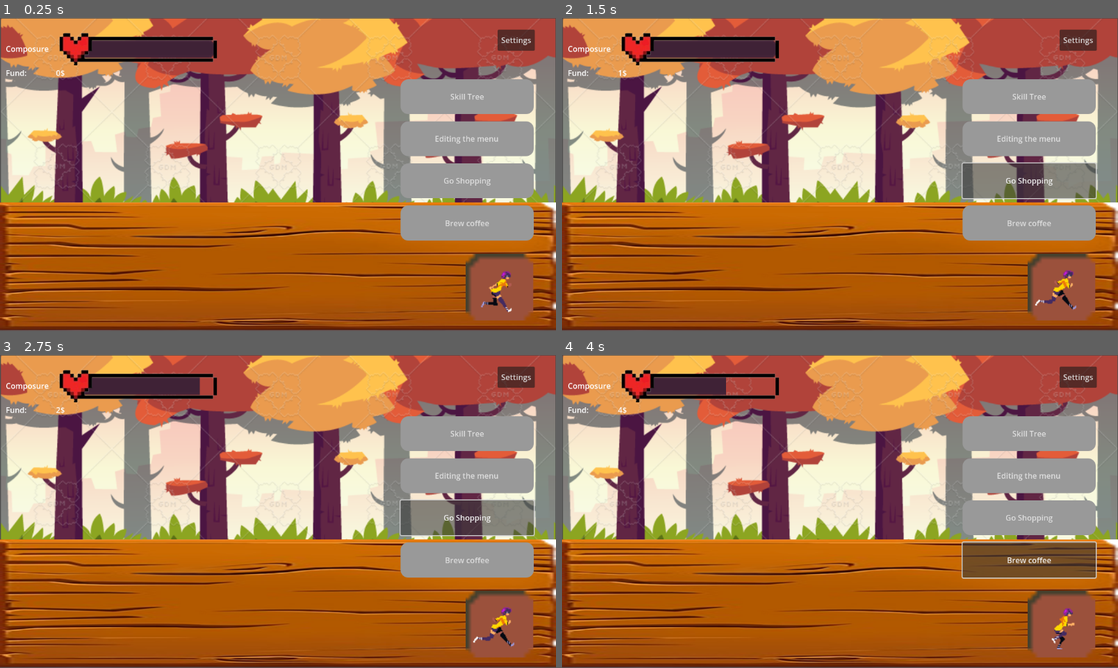
Above: before the commit, frames 1-4 (two rows, left to right).
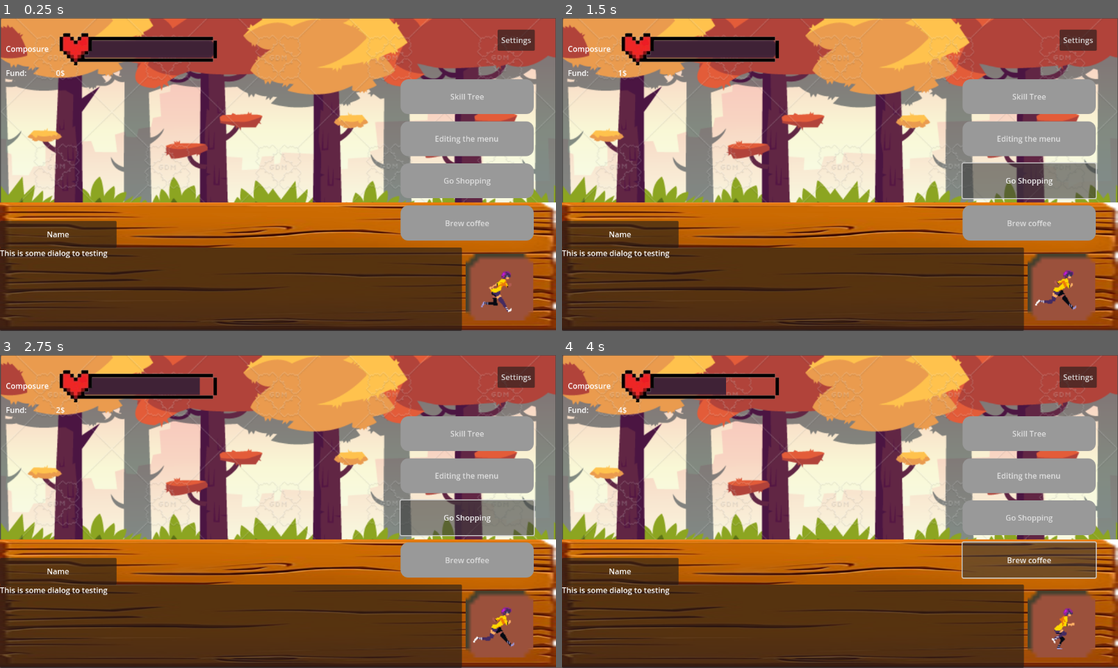
Above: after the commit, the same moments.

Repository: Xgpmcnp/GameJamDropouts
Game: Godot game, scene res://CustomerServiceScreen/Screen/customer_service_scene.tscn
Same seed, same stepped clock (60 frames per second), same inputs: the game is played once before the commit and once after it. This scene is started directly instead of the project's main scene.
Inputs:
- Up to frame 1 (0.25 s): no input
- Up to frame 2 (1.5 s): click "Settings" at 0.5 s; click "Go Shopping" at 1.25 s
- Up to frame 3 (2.75 s): click "Go Shopping" at 2 s
- Up to frame 4 (4 s): click "Skill Tree" at 2.75 s; click "Brew coffee" at 3.5 s

The runs differ from the first frame. In frame 1, 24% of the frame differs, in the area x 0-84%, y 64-100%; in frame 2, 24%; in frame 3, 24%; in frame 4, 24%.

Commit message:
added something related to ui
added dialogUI as a basic block

Diff:
--- a/CustomerServiceScreen/Screen/customer_service_GUI.tscn
+++ b/CustomerServiceScreen/Screen/customer_service_GUI.tscn
@@ -93,6 +93,7 @@
 vertical_alignment = 1
 
 [node name="SanityBar" type="TextureProgressBar" parent="StatusContainer/SanityContainer"]
+unique_name_in_owner = true
 custom_minimum_size = Vector2(380, 0)
 layout_mode = 2
 size_flags_horizontal = 3
@@ -112,6 +113,7 @@
 fit_content = true
 
 [node name="MoneyValueLabel" type="Label" parent="StatusContainer/MoneyContainer"]
+unique_name_in_owner = true
 custom_minimum_size = Vector2(380, 0)
 layout_mode = 2
 size_flags_horizontal = 3
--- a/CustomerServiceScreen/Screen/customer_service_scene.tscn
+++ b/CustomerServiceScreen/Screen/customer_service_scene.tscn
@@ -1,8 +1,8 @@
-[gd_scene load_steps=15 format=3 uid="uid://th3nm1864cdr"]
+[gd_scene load_steps=16 format=3 uid="uid://th3nm1864cdr"]
 
 [ext_resource type="Texture2D" uid="uid://s66untgrfycf" path="res://CustomerServiceScreen/texture/BackGroundPlaceholder.png" id="1_0ev6u"]
 [ext_resource type="PackedScene" uid="uid://td5fxgjpepik" path="res://CustomerServiceScreen/Screen/customer_service_GUI.tscn" id="1_0m4uw"]
-[ext_resource type="Script" uid="uid://7ag8xgn8apos" path="res://CustomerServiceScreen/player.gd" id="2_0ev6u"]
+[ext_resource type="Script" uid="uid://cilbtep7f2y48" path="res://CustomerServiceScreen/Script/player.gd" id="2_0ev6u"]
 [ext_resource type="Texture2D" uid="uid://dwfrn2y3027va" path="res://CustomerServiceScreen/texture/table_placeholder.png" id="2_ov8q5"]
 [ext_resource type="Texture2D" uid="uid://dj7ldvstp2x48" path="res://CustomerServiceScreen/texture/annoyed_placeholder1.png" id="3_1oxsr"]
 [ext_resource type="Texture2D" uid="uid://l7j60ljw1mhj" path="res://CustomerServiceScreen/texture/nine_path_panel_interior.png" id="3_ov8q5"]
@@ -13,6 +13,7 @@
 [ext_resource type="Texture2D" uid="uid://bqydad5o4oaoi" path="res://CustomerServiceScreen/texture/happy_placeholder2.png" id="8_hd5lr"]
 [ext_resource type="Texture2D" uid="uid://cp0cfoclsejft" path="res://CustomerServiceScreen/texture/stress_placeholder1.png" id="9_llfs1"]
 [ext_resource type="Texture2D" uid="uid://3tqt46sxfa0d" path="res://CustomerServiceScreen/texture/stress_placeholder2.png" id="10_7ph5a"]
+[ext_resource type="PackedScene" uid="uid://bdnm1uernnh0i" path="res://CustomerServiceScreen/Screen/dialog_ui.tscn" id="13_pshui"]
 
 [sub_resource type="SpriteFrames" id="SpriteFrames_pg8p4"]
 animations = [{
@@ -98,6 +99,10 @@
 animation = &"depress"
 frame_progress = 0.787128
 
+[node name="CanvasLayer" type="CanvasLayer" parent="Character/Player"]
+
+[node name="DialogUI" parent="Character/Player/CanvasLayer" instance=ExtResource("13_pshui")]
+
 [node name="GUI" type="CanvasLayer" parent="."]
 
 [node name="CustomerServiceGUI" parent="GUI" instance=ExtResource("1_0m4uw")]
--- /dev/null
+++ b/CustomerServiceScreen/Screen/dialog_ui.tscn
@@ -0,0 +1,48 @@
+[gd_scene load_steps=2 format=3 uid="uid://bdnm1uernnh0i"]
+
+[ext_resource type="Script" path="res://CustomerServiceScreen/Script/dialog_ui.gd" id="1_l5l4d"]
+
+[node name="DialogUI" type="Control"]
+layout_mode = 3
+anchors_preset = 15
+anchor_right = 1.0
+anchor_bottom = 1.0
+grow_horizontal = 2
+grow_vertical = 2
+script = ExtResource("1_l5l4d")
+
+[node name="DialogBox" type="PanelContainer" parent="."]
+layout_mode = 1
+anchors_preset = -1
+anchor_left = 0.5
+anchor_top = 0.96
+anchor_right = 0.52
+anchor_bottom = 1.0
+offset_left = -575.544
+offset_top = -147.0
+offset_right = 358.456
+grow_horizontal = 2
+grow_vertical = 0
+
+[node name="DialogLine" type="RichTextLabel" parent="DialogBox"]
+unique_name_in_owner = true
+layout_mode = 2
+text = "This is some dialog to testing"
+
+[node name="SpeakerBox" type="PanelContainer" parent="."]
+layout_mode = 1
+anchors_preset = -1
+anchor_top = 0.69
+anchor_right = 0.07
+anchor_bottom = 0.693
+offset_top = -27.0
+offset_right = 161.0
+offset_bottom = 27.0
+grow_vertical = 2
+
+[node name="SpeakerName" type="RichTextLabel" parent="SpeakerBox"]
+unique_name_in_owner = true
+layout_mode = 2
+text = "Name"
+horizontal_alignment = 1
+vertical_alignment = 1
--- a/CustomerServiceScreen/Script/customer_service_GUI.gd
+++ b/CustomerServiceScreen/Script/customer_service_GUI.gd
@@ -3,8 +3,8 @@
 var current_score: int = 0
 var score_timer: float = 0.0
 var score_interval: float = 1.0  # increase every 1 second
-@onready var sanity_bar: TextureProgressBar = $StatusContainer/SanityContainer/SanityBar
-@onready var money_value: Label = $StatusContainer/MoneyContainer/MoneyValueLabel
+@onready var sanity_bar: TextureProgressBar = $%SanityBar
+@onready var money_value: Label = $%MoneyValueLabel
 
 # Called when the node enters the scene tree for the first time.
 func _ready() -> void:
@@ -29,9 +29,11 @@
 func _on_drink_creation_pressed() -> void:
 	print("You clicked the Drink Creation Button")
 
-
 func _on_skill_tree_pressed() -> void:
 	print("You clicked the Skill Tree Button")
+
+func _on_setting_pressed() -> void:
+	print("You clicked the Setting Button")
 
 func _on_player_health_changed(new_value: Variant) -> void:
 	sanity_bar.value = new_value
--- /dev/null
+++ b/CustomerServiceScreen/Script/customer_service_scene.gd
@@ -0,0 +1,57 @@
+extends Node2D
+@onready var player: Node2D = %Player
+@onready var dialog_ui: Control = %DialogUI
+
+var dialog_index: int = 0
+
+const dialog_lines: Array[String] = [
+	"Hero: Where am I? This place feels strange...",
+	"Guide: Welcome, traveler. You’ve entered the Forgotten Woods.",
+	"Hero: Who are you? Can I trust you?",
+	"Guide: Trust is earned, not given. But I can show you the way.",
+	"Villain: Hah! You think you can escape my domain?",
+	"Hero: I’m not afraid of you!",
+	"Guide: Careful, hero… his power is greater than you imagine.",
+	"Villain: Enough talk. Face me, if you dare!"
+]
+
+# Called when the node enters the scene tree for the first time.
+func _ready() -> void:
+	process_current_line()
+
+# Called every frame. 'delta' is the elapsed time since the previous frame.
+func _process(delta: float) -> void:
+	pass
+
+func _input(event: InputEvent) -> void:
+	if event.is_action_pressed("next_line"):
+		if(dialog_index < len(dialog_lines) - 1):
+			dialog_index += 1
+			process_current_line()
+
+
+func extract_line(line: String) -> Dictionary:
+	var line_info := line.split(":", false, 2) # split into max 2 parts
+	if line_info.size() < 2:
+		push_error("Invalid line format, missing ':' → " + line)
+		return {}
+
+	#Extract the info and remove trailing space
+	var speaker_name := line_info[0].strip_edges()
+	var dialog := line_info[1].strip_edges()
+
+	#Check for the value of speaker_name and dialog to make sure they are not empty
+	if speaker_name == "" or dialog == "":
+		push_error("Invalid line format, empty speaker or dialog → " + line)
+		return {}
+
+	return {
+		"speaker_name": speaker_name,
+		"dialog": dialog
+	}
+
+func process_current_line():
+	var line = dialog_lines[dialog_index]
+	var line_info: Dictionary = extract_line(line)
+	dialog_ui.speaker_name.text = line_info["speaker_name"]
+	dialog_ui.dialog_line.text = line_info["dialog"]
--- /dev/null
+++ b/CustomerServiceScreen/Script/player.gd
@@ -0,0 +1,35 @@
+extends Node2D
+@onready var player_sprite: AnimatedSprite2D = $AnimatedSprite2D
+var health: float = 100
+var timer := 0.0
+signal health_changed(new_value)
+
+# Called when the node enters the scene tree for the first time.
+func _ready() -> void:
+	pass # Replace with function body.
+
+func _process(delta: float) -> void:
+	timer += delta
+	if timer >= 1.0:
+		timer = 0.0
+		take_damage(10)
+
+func take_damage(amount):
+	health -= amount
+	health_changed.emit(health)
+	_update_sprite()
+
+func _update_sprite() -> void:
+	match health:
+		_ when health >= 75:
+			print("Healthy")
+			player_sprite.play("happy")
+		_ when health >= 50:
+			print("Annoyed")
+			player_sprite.play("annoyed")
+		_ when health >= 25:
+			print("Stress")
+			player_sprite.play("stress")
+		_ when health < 25:
+			print("Depress")
+			player_sprite.play("depress")
Not shown, added: CustomerServiceScreen/Script/customer_service_scene.gd.uid
Not shown, added: CustomerServiceScreen/Script/player.gd.uid
